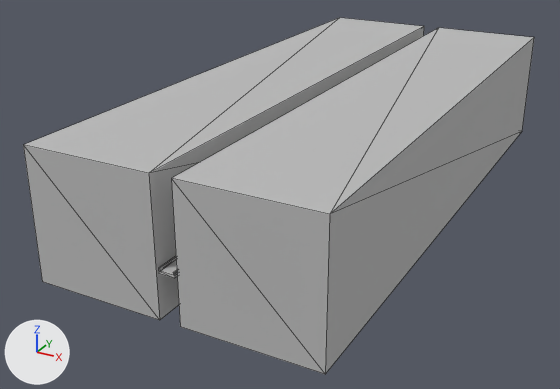
The OBJ model TeamCDreamSaver/Models/Tracks/The Closet/C - The Closet.obj: old version first, new version second.
The view is the same before and after, from a 50 mm lens placed at (9106.0, -28345.0, 8185.0), pointed at (-1097.0, -9794.0, -1090.0). Lighting does not change. The marker at lower left points along +X, +Y and +Z. Mesh edges are drawn as thin lines. Where no turn or scale is listed for an object, it has been applied to the vertices. Vertices at the same position are counted once.

In view in the first picture: 'C - The Closet'.
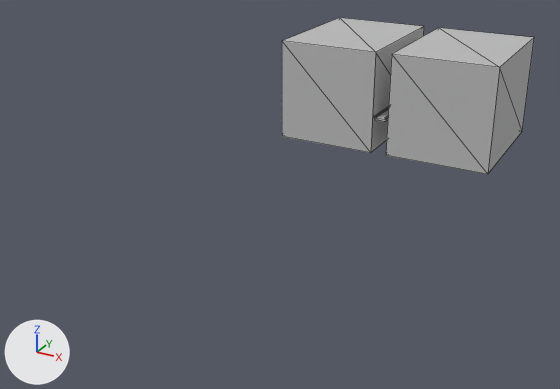
Patch to the scene script:
```diff
--- a/TeamCDreamSaver/Models/Tracks/The Closet/C - The Closet.obj.py
+++ b/TeamCDreamSaver/Models/Tracks/The Closet/C - The Closet.obj.py
@@ me_c___the_closet @@
 me_c___the_closet.from_pydata(...)  # 36 vertices, 60 faces; spans x -3780.0..3780.0, y -16800.0..0.0, z -1260.0..2240.0
 # used by ob_c___the_closet; location = (0.0, 0.0, 0.0)
+# me_c___the_closet part 1: all 10 vertices in x -210.0..210.0, y -16798.0, z -70.0..70.0 are moved by (0.0, 11999.0, 0.0)
+# me_c___the_closet part 2: all 8 vertices in x -3780.0..3780.0, y -16800.0, z -1260.0..2240.0 are moved by (0.0, 12000.0, 0.0)
 me_c___the_closet.materials.append(mat_initialshadinggroup)
```

Changed parts and their boxes [x1, y1, x2, y2] in the pictures (560 x 389 px; the box of a moved part takes in the faces that stretch with it):
'C - The Closet', reshaped (51% narrower, 56% shorter): before [23, 18, 534, 374]; after [282, 18, 534, 174]
part 1 of me_c___the_closet, moved or reshaped: before [159, 256, 177, 278]; after [374, 106, 389, 122]
part 2 of me_c___the_closet, moved or reshaped: before [23, 18, 523, 374]; after [282, 18, 523, 174]
